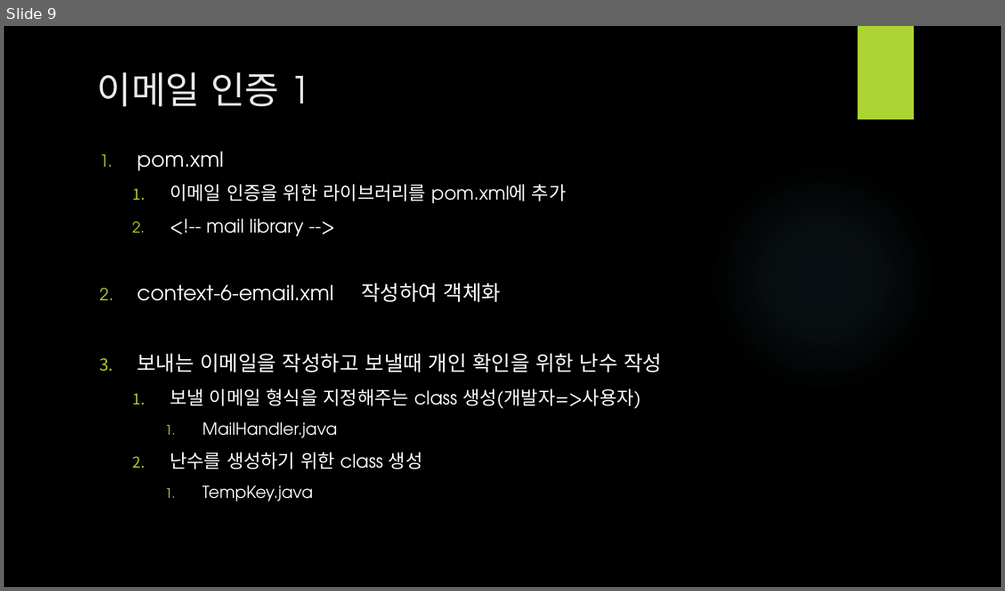
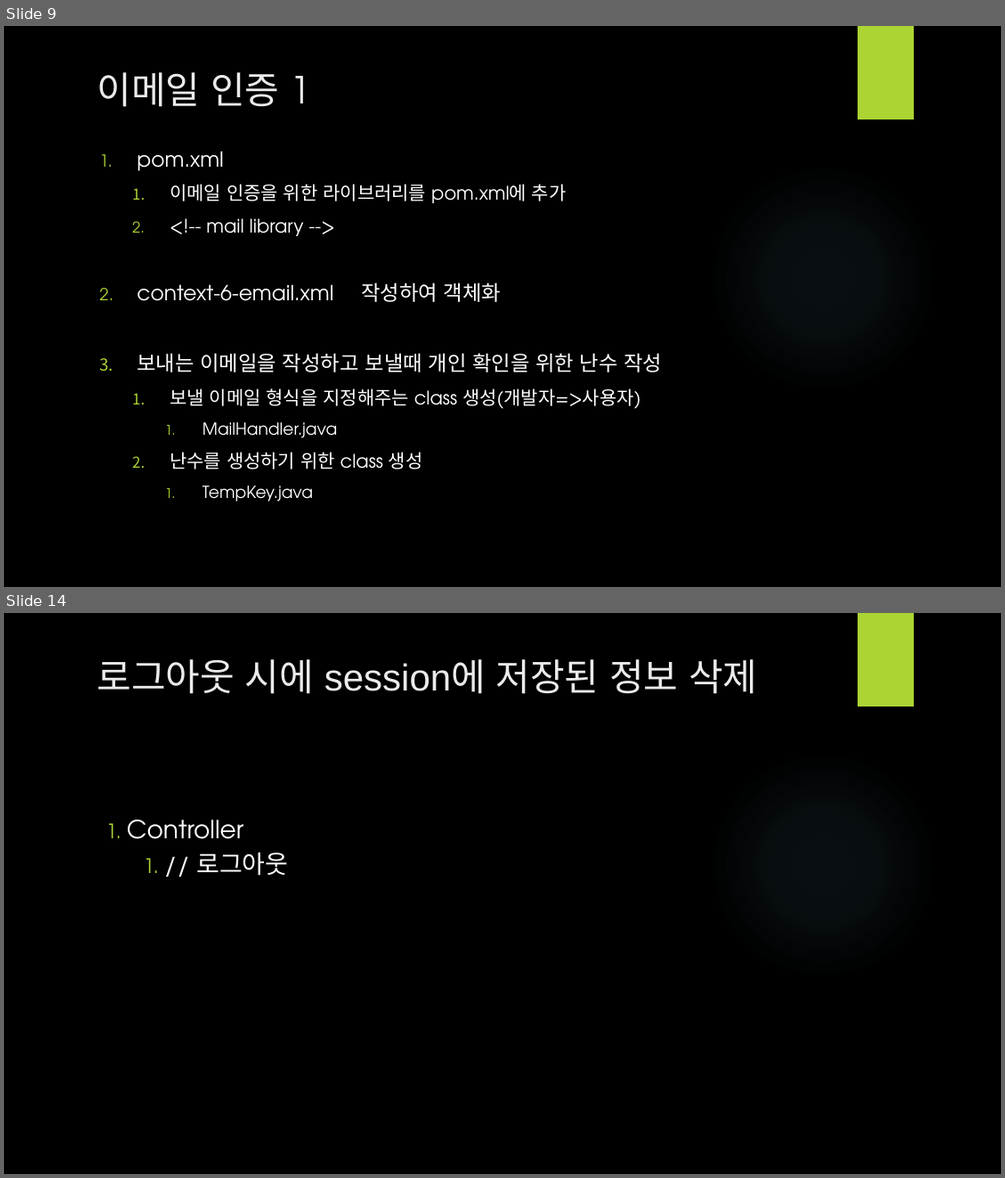
Before and after one commit to LDWon/1teamProject, a slide deck: 1조 실종자게시판_이동원.pptx. Shown one above the other, each under a label of ours: slide 9 before the commit, slides 9 and 14 after it; the slides between them are not shown. The pictures are 1005x591 and 1005x1178 pixels, drawn with LibreOffice and Linux fonts; fonts in the diff are those of the drawing; background and template pictures are left out. Boxes give left, top, right and bottom in pixels: in the first picture for what was removed or moved away, otherwise in the second. Text is boxed around its words. In the diff, an @@ line names an element or a change of style, - is before the commit and + after.

```diff
--- a/1조 실종자게시판_이동원.pptx
+++ b/1조 실종자게시판_이동원.pptx
@@ slide 14 added at (4,613,1001,1174), background picture (left out); not listed: 2 template elements that a slide beside it also shows @@
@@ title added at (97,659,757,694), 36 pt, text #EBEBEB @@
+로그아웃 시에 session에 저장된 정보 삭제
@@ text added at (127,819,288,876), 24 pt, text #FFFFFF @@
+1. Controller
+  1. // 로그아웃
```
Also in this commit, not shown: 2 slides changed, 16 other slides added.
